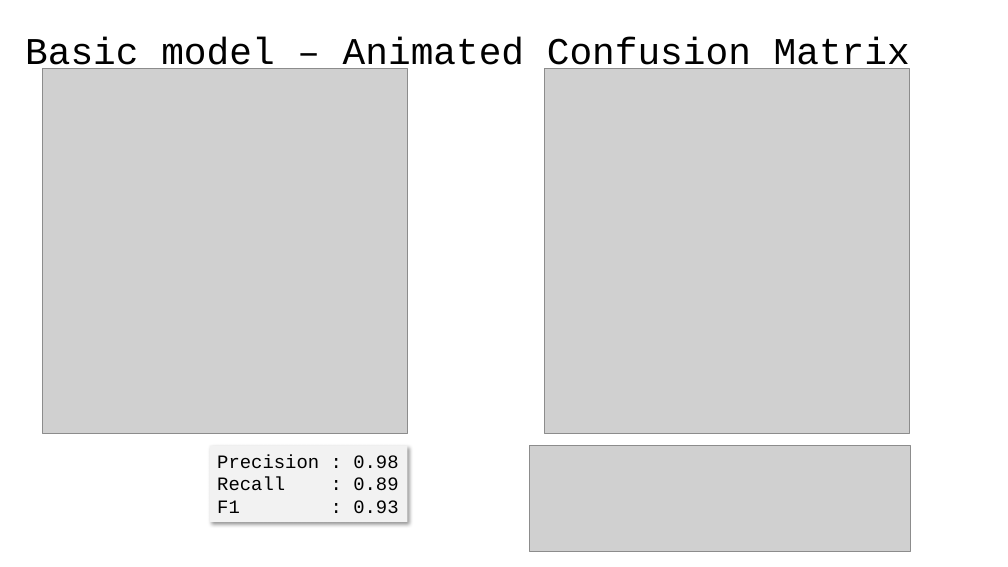
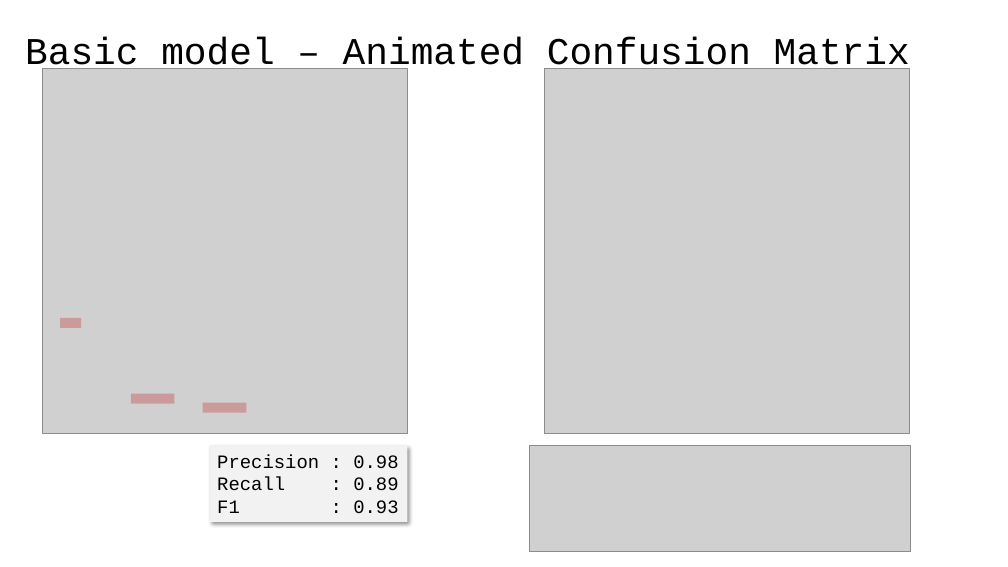
Before and after one commit to 40tude/02_Data-Science_Fullstack_march_2024, a slide deck: slide 6 of 07_deep_learning/99_Project_ATT/01_att_project.pptx. Drawn at 1008x567 pixels with LibreOffice and Linux fonts; fonts in the diff are those of the drawing; grey boxes stand for pictures. Boxes give left, top, right and bottom in pixels: in the first picture for what was removed or moved away, otherwise in the second. Text is boxed around its words. In the diff, an @@ line names an element or a change of style, - is before the commit and + after.

```diff
--- a/07_deep_learning/99_Project_ATT/01_att_project.pptx
+++ b/07_deep_learning/99_Project_ATT/01_att_project.pptx
@@ rectangle added at box(60, 318, 81, 328), fill #C00000 at 25% opacity @@
@@ rectangle added at box(131, 394, 175, 404), fill #C00000 at 25% opacity @@
@@ rectangle added at box(203, 403, 247, 413), fill #C00000 at 25% opacity @@
```
Also in this commit, not shown: 1 other slide changed, 4 other files.
